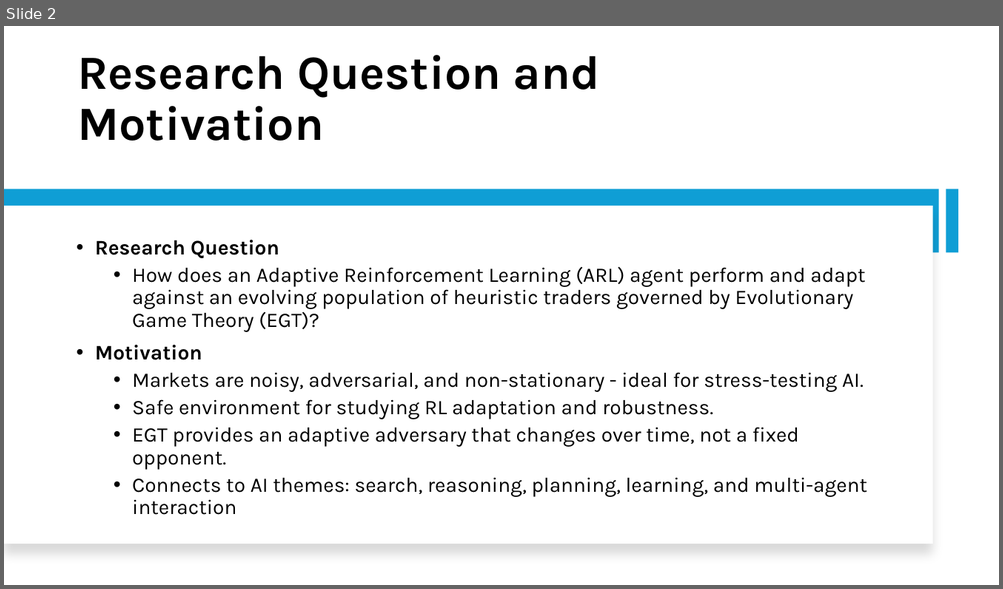
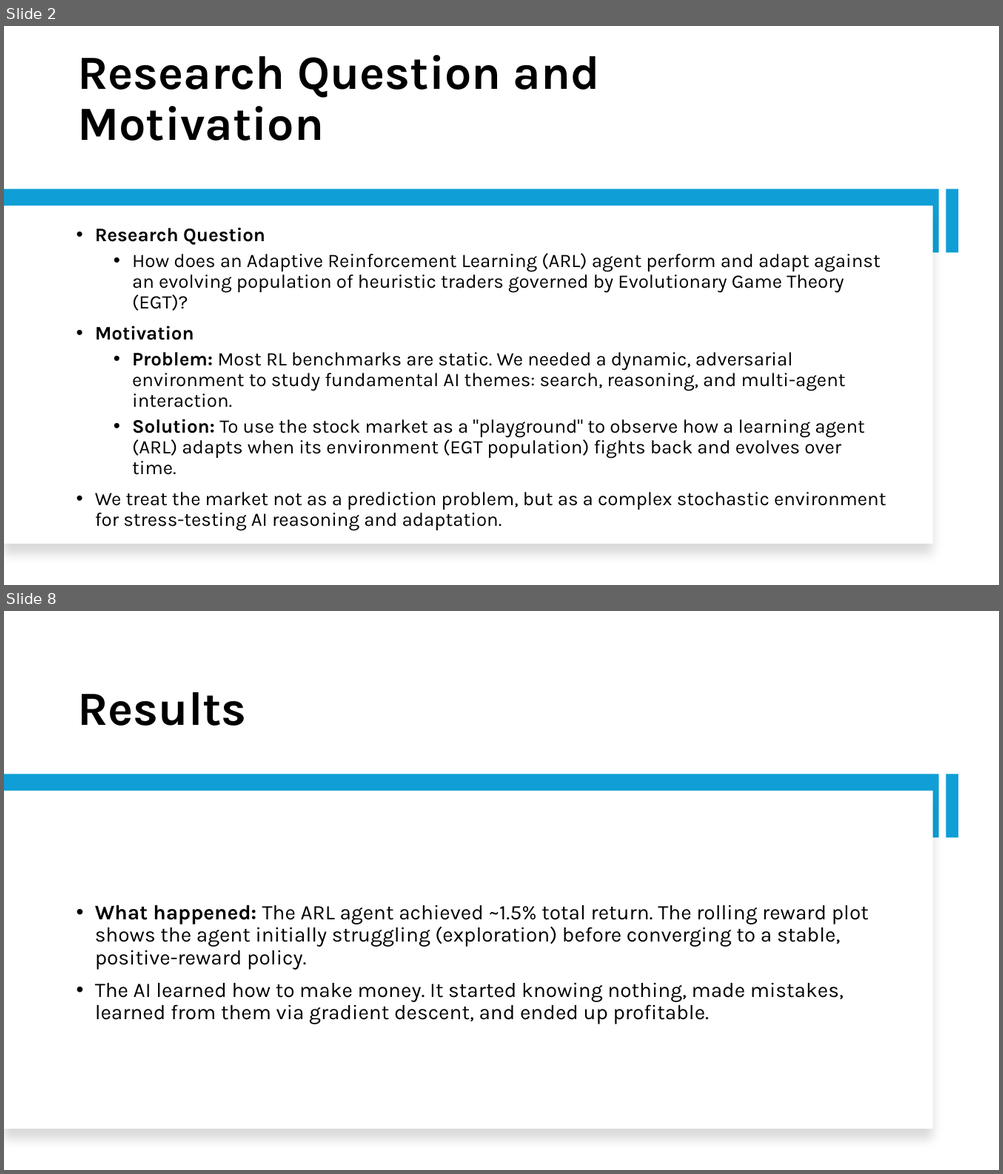
Before and after one commit to Srithwak/Coevolutionary_ARL_vs_EGT_agents_research, a slide deck: presentation.pptx. Shown one above the other, each under a label of ours: slide 2 before the commit, slides 2 and 8 after it; the slides between them are not shown. The pictures are 1003x589 and 1003x1174 pixels, drawn with LibreOffice and Linux fonts; fonts in the diff are those of the drawing. Boxes give left, top, right and bottom in pixels: in the first picture for what was removed or moved away, otherwise in the second. Text is boxed around its words. In the diff, an @@ line names an element or a change of style, - is before the commit and + after.

```diff
--- a/presentation.pptx
+++ b/presentation.pptx
@@ slide 8 added at (4, 611, 999, 1170), background #FFFFFF @@
@@ title added at (77, 692, 247, 726), 46 pt, text #000000, bold @@
+Results
@@ rectangle added at (4, 775, 939, 838), fill #0F9ED5 @@
@@ rectangle added at (945, 775, 959, 838), fill #0F9ED5 @@
@@ rectangle added at (4, 791, 933, 1130), fill #FFFFFF @@
@@ text added at (95, 905, 868, 1025), 20 pt, text #000000 @@
+• What happened: The ARL agent achieved ~1.5% total return. The rolling reward plot shows the agent initially struggling (exploration) before converging to a stable, positive-reward policy.
+• The AI learned how to make money. It started knowing nothing, made mistakes, learned from them via gradient descent, and ended up profitable.
@@ slide 2 changed as well @@
@@ text at (95, 227, 880, 340): size 20 to 18.5 pt in "Research Question", "How does an Adaptive Reinforcement Learning (ARL) ...", "Motivation" @@
@@ text at (95, 352, 886, 531): text changed; size 20 to 18.5 pt @@
-  • Markets are noisy, adversarial, and non-stationary - ideal for stress-testing AI.
-  • Safe environment for studying RL adaptation and robustness.
-  • EGT provides an adaptive adversary that changes over time, not a fixed opponent.
-  • Connects to AI themes: search, reasoning, planning, learning, and multi-agent interaction
+  • Problem: Most RL benchmarks are static. We needed a dynamic, adversarial environment to study fundamental AI themes: search, reasoning, and multi-agent interaction.
+  • Solution: To use the stock market as a "playground" to observe how a learning agent (ARL) adapts when its environment (EGT population) fights back and evolves over time.
+• We treat the market not as a prediction problem, but as a complex stochastic environment for stress-testing AI reasoning and adaptation.
```
Also in this commit, not shown: 4 other slides changed, 8 other slides added, 9 slides removed, 52 other files.
